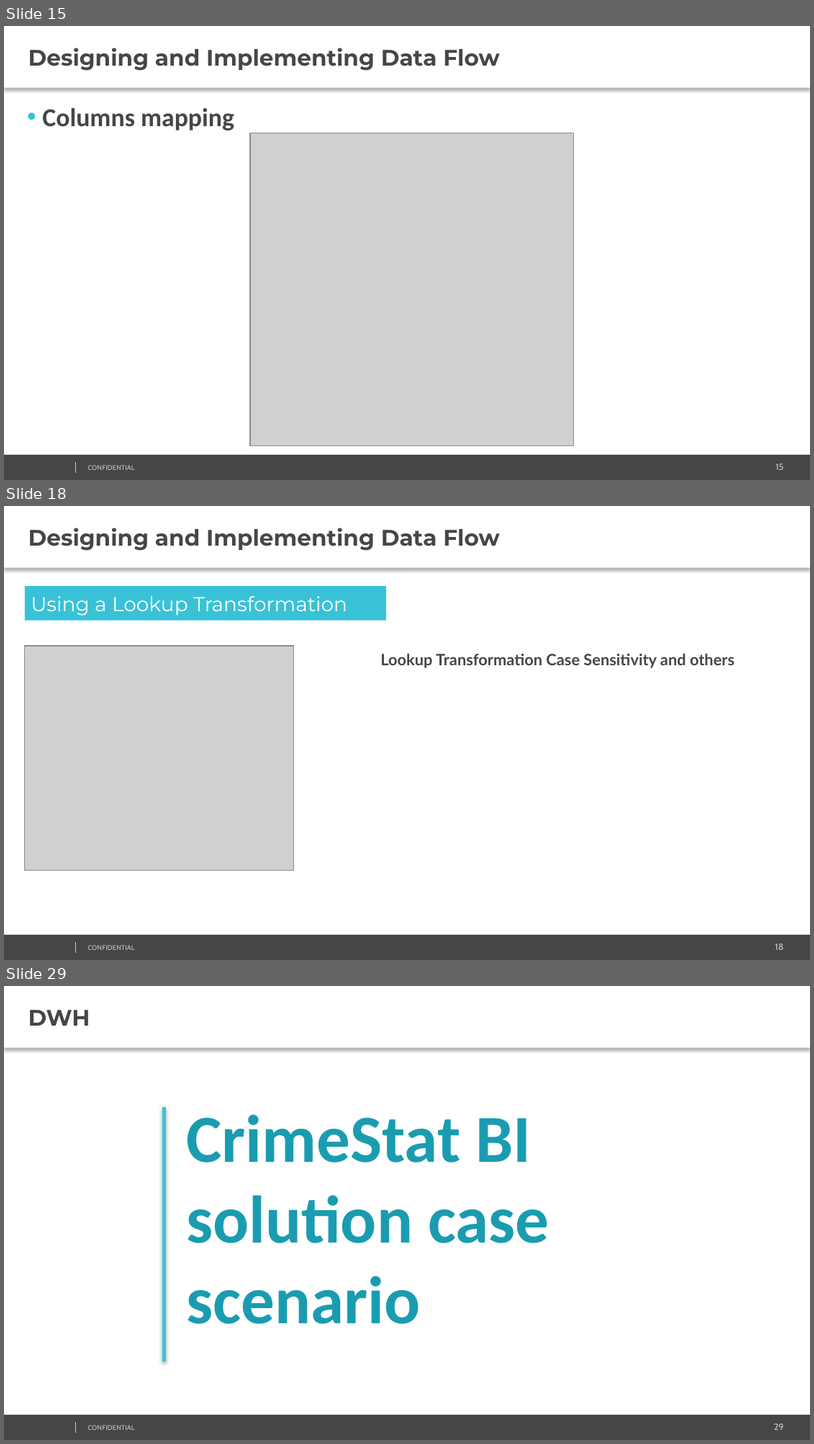
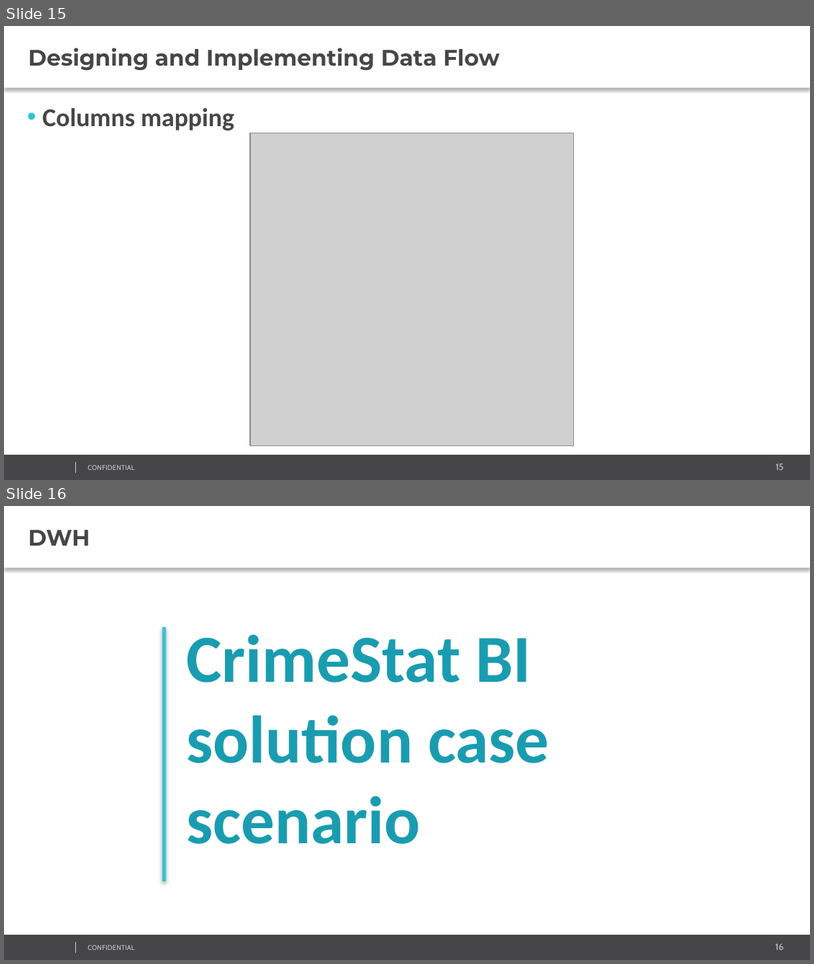
Before and after one commit to AndreyQC/MSBI.Lab, a slide deck: MSBI.Lecture.15/MSBI.Dev.S19E15.pptx. Shown one above the other, each under a label of ours: slides 15, 18 and 29 before the commit, slides 15 and 16 after it; the slides between them are not shown. The pictures are 814x1444 and 814x964 pixels, drawn with LibreOffice and Linux fonts; fonts in the diff are those of the drawing; grey boxes stand for pictures; background and template pictures are left out. Boxes give left, top, right and bottom in pixels: in the first picture for what was removed or moved away, otherwise in the second. Text is boxed around its words. In the diff, an @@ line names an element or a change of style, - is before the commit and + after.

```diff
--- a/MSBI.Lecture.15/MSBI.Dev.S19E15.pptx
+++ b/MSBI.Lecture.15/MSBI.Dev.S19E15.pptx
@@ slide 18 removed at [4,506,810,960], background #FFFFFF; not listed: 4 template elements that a slide beside it also shows @@
@@ text removed at [4,506,810,568] @@
-Designing and Implementing Data Flow
@@ rectangle removed at [25,586,386,620] @@
-Using a Lookup Transformation
@@ picture removed at [25,646,294,870] @@
@@ text removed at [381,654,735,668] @@
-Lookup Transformation Case Sensitivity and others
@@ what was slide 29 is now slide 16 @@
@@ page number at [776,943,784,950]: text changed @@
-29
+16
```
Also in this commit, not shown: 12 other slides removed.
